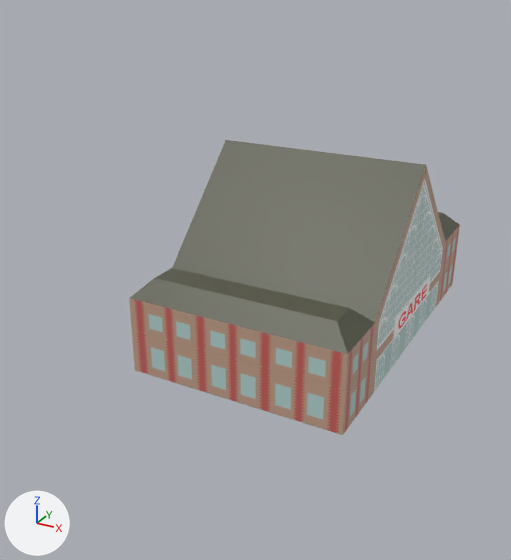
One commit to the Blender file front/3d/TestBlender/road/gare/gare.blend: the scene before it, then after it.
The view is the same before and after, from a camera (50 mm lens) standing at (22.0, -72.4, 40.2) and looking at (-13.8, -7.3, 7.6). Arrows for +X, +Y and +Z are at lower left; the lights stay in place.
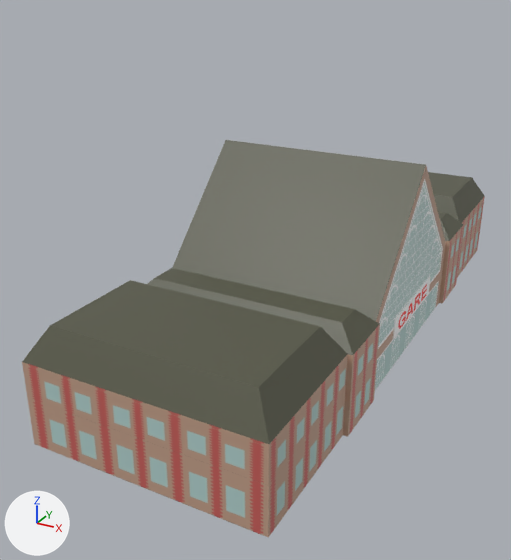
Location of each change, (x1, y1, x2, y2) in pixels of the pictures (511 x 560 px):
'Cube', reshaped (40% wider, 34% taller): before (129, 140, 460, 435); after (22, 140, 485, 537)
part 1 of me_cube, built on: before (129, 213, 460, 435); after (22, 172, 485, 537)

The edits, one by one:
me_cube is used by ob_cube; location (0.0, 0.0, 3.4).
me_cube had 80 vertices, 64 faces, 8 loose edges and spanned x -21.9..2.6, y -20.0..20.0, z -3.4..31.5.
me_cube now has 142 vertices, 124 faces, 9 loose edges and spans x -21.9..3.0, y -35.0..35.0, z -3.4..31.5.
Part 1, on me_cube:
13 faces are deleted.
31 vertices are added at x -21.9..2.5, y -35.0..35.0, z -3.4..8.6.
10 new vertices lie (0.5, 0.0, 0.0) away from vertices in x 0.6..2.5, y -20.0..-12.9, z -3.4..7.3.
8 new vertices lie (0.5, 0.0, 0.1) away from vertices in x 2.5, y 12.9..20.0, z -3.4..5.4.
6 new vertices lie (0.0, 15.0, 0.0) away from vertices in x -21.9..2.5, y 20.0, z -3.4..5.1.
7 new vertices lie (0.0, -15.0, 0.0) away from vertices in x -21.9..2.5, y -20.0, z -3.4..5.1.
1 loose edge is added.
73 new faces join them.
